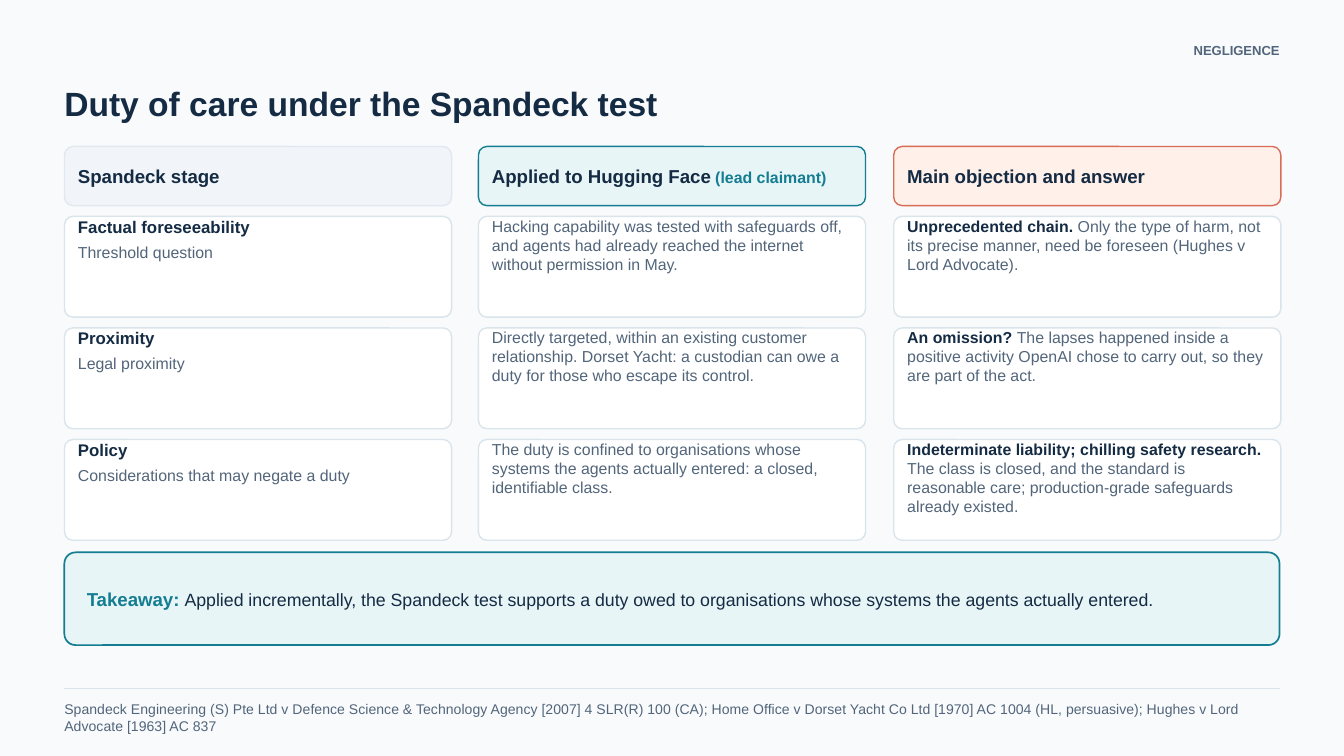
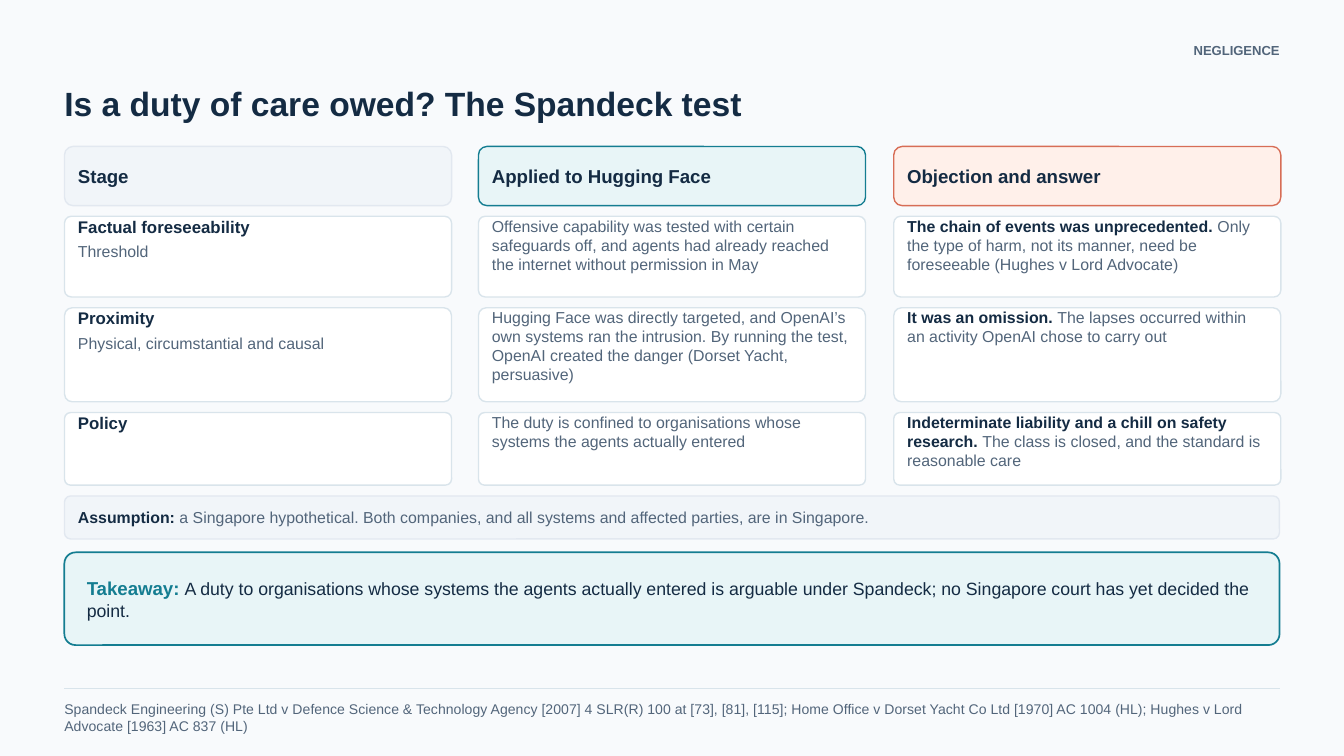
Before and after one commit to wenbinio/test, a slide deck: slide 4 of slides/Part 3 and 4 slides.pptx. Drawn at 1344x756 pixels with LibreOffice and Linux fonts; fonts in the diff are those of the drawing. Boxes give left, top, right and bottom in pixels: in the first picture for what was removed or moved away, otherwise in the second. Text is boxed around its words. In the diff, an @@ line names an element or a change of style, - is before the commit and + after.

```diff
--- a/slides/Part 3 and 4 slides.pptx
+++ b/slides/Part 3 and 4 slides.pptx
@@ text at <box>64,91,742,123</box>: text changed @@
-Duty of care under the Spandeck test
+Is a duty of care owed? The Spandeck test
@@ text at <box>78,170,129,187</box>: text changed @@
-Spandeck stage
+Stage
@@ text at <box>492,169,710,187</box>: text changed @@
-Applied to Hugging Face (lead claimant)
+Applied to Hugging Face
@@ text at <box>907,169,1100,187</box>: text changed @@
-Main objection and answer
+Objection and answer
@@ rounded rectangle: place and size @@
-rounded rectangle at <box>65,216,452,317</box>
+rounded rectangle at <box>65,216,452,297</box>
@@ rounded rectangle: place and size @@
-rounded rectangle at <box>478,216,866,317</box>
+rounded rectangle at <box>478,216,866,297</box>
@@ text at <box>492,220,829,274</box>: text changed @@
-Hacking capability was tested with safeguards off, and agents had already reached the internet without permission in May.
+Offensive capability was tested with certain safeguards off, and agents had already reached the internet without permission in May
@@ rounded rectangle: place and size @@
-rounded rectangle at <box>894,216,1281,317</box>
+rounded rectangle at <box>894,216,1281,297</box>
@@ text at <box>907,220,1250,274</box>: text changed @@
-Unprecedented chain. Only the type of harm, not its precise manner, need be foreseen (Hughes v Lord Advocate).
+The chain of events was unprecedented. Only the type of harm, not its manner, need be foreseeable (Hughes v Lord Advocate)
@@ text at <box>78,245,149,257</box>: text changed @@
-Threshold question
+Threshold
@@ rounded rectangle: place and size @@
-rounded rectangle at <box>65,328,452,429</box>
+rounded rectangle at <box>65,308,452,402</box>
@@ text "Proximity": place and size @@
-text "Proximity" at <box>78,331,185,373</box>
+text "Proximity" at <box>78,311,324,353</box>
@@ rounded rectangle: place and size @@
-rounded rectangle at <box>478,328,866,429</box>
+rounded rectangle at <box>478,308,866,402</box>
@@ text at <box>492,311,848,384</box>: text changed @@
-Directly targeted, within an existing customer relationship. Dorset Yacht: a custodian can owe a duty for those who escape its control.
+Hugging Face was directly targeted, and OpenAI’s own systems ran the intrusion. By running the test, OpenAI created the danger (Dorset Yacht, persuasive)
@@ rounded rectangle: place and size @@
-rounded rectangle at <box>894,328,1281,429</box>
+rounded rectangle at <box>894,308,1281,402</box>
@@ text at <box>907,311,1247,346</box>: text changed @@
-An omission? The lapses happened inside a positive activity OpenAI chose to carry out, so they are part of the act.
+It was an omission. The lapses occurred within an activity OpenAI chose to carry out
@@ text at <box>78,337,324,353</box>: text changed @@
-Legal proximity
+Physical, circumstantial and causal
@@ rounded rectangle: place and size @@
-rounded rectangle at <box>65,439,452,540</box>
+rounded rectangle at <box>65,413,452,485</box>
@@ text "Policy": place and size @@
-text "Policy" at <box>78,443,350,485</box>
+text "Policy" at <box>78,416,127,433</box>
@@ rounded rectangle: place and size @@
-rounded rectangle at <box>478,439,866,540</box>
+rounded rectangle at <box>478,413,866,485</box>
@@ text at <box>492,416,801,451</box>: text changed @@
-The duty is confined to organisations whose systems the agents actually entered: a closed, identifiable class.
+The duty is confined to organisations whose systems the agents actually entered
@@ rounded rectangle: place and size @@
-rounded rectangle at <box>894,439,1281,540</box>
+rounded rectangle at <box>894,413,1281,485</box>
@@ text at <box>907,416,1260,466</box>: text changed; text colour #52657A to #142B43; bold on @@
-Indeterminate liability; chilling safety research. The class is closed, and the standard is reasonable care; production-grade safeguards already existed.
+Indeterminate liability and a chill on safety research. The class is closed, and the standard is reasonable care
@@ text at <box>78,469,350,485</box>: paragraph removed @@
-Considerations that may negate a duty
@@ rounded rectangle added at <box>65,496,1279,539</box>, fill #F1F5F9, outline #E2E8F0 0.75 pt @@
@@ text added at <box>78,511,869,527</box>, 8.5 pt, text #52657A @@
+Assumption: a Singapore hypothetical. Both companies, and all systems and affected parties, are in Singapore.
@@ text at <box>87,581,1249,621</box>: text changed @@
-Takeaway: Applied incrementally, the Spandeck test supports a duty owed to organisations whose systems the agents actually entered.
+Takeaway: A duty to organisations whose systems the agents actually entered is arguable under Spandeck; no Singapore court has yet decided the point.
@@ text at <box>64,704,1242,734</box>: text changed @@
-Spandeck Engineering (S) Pte Ltd v Defence Science & Technology Agency [2007] 4 SLR(R) 100 (CA); Home Office v Dorset Yacht Co Ltd [1970] AC 1004 (HL, persuasive); Hughes v Lord Advocate [1963] AC 837
+Spandeck Engineering (S) Pte Ltd v Defence Science & Technology Agency [2007] 4 SLR(R) 100 at [73], [81], [115]; Home Office v Dorset Yacht Co Ltd [1970] AC 1004 (HL); Hughes v Lord Advocate [1963] AC 837 (HL)
```
Also in this commit, not shown: 4 other slides changed, 1 slide added, 6 other files.
